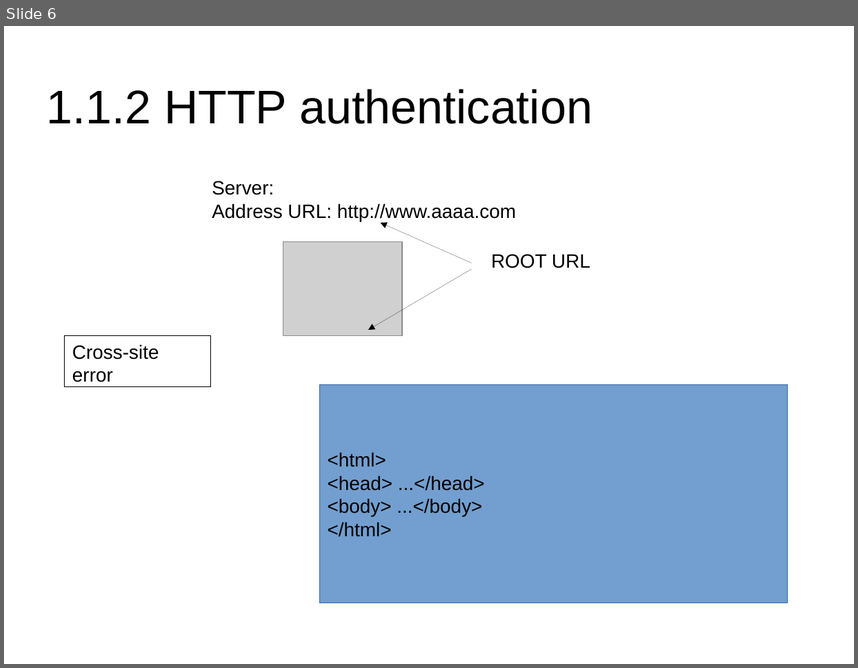
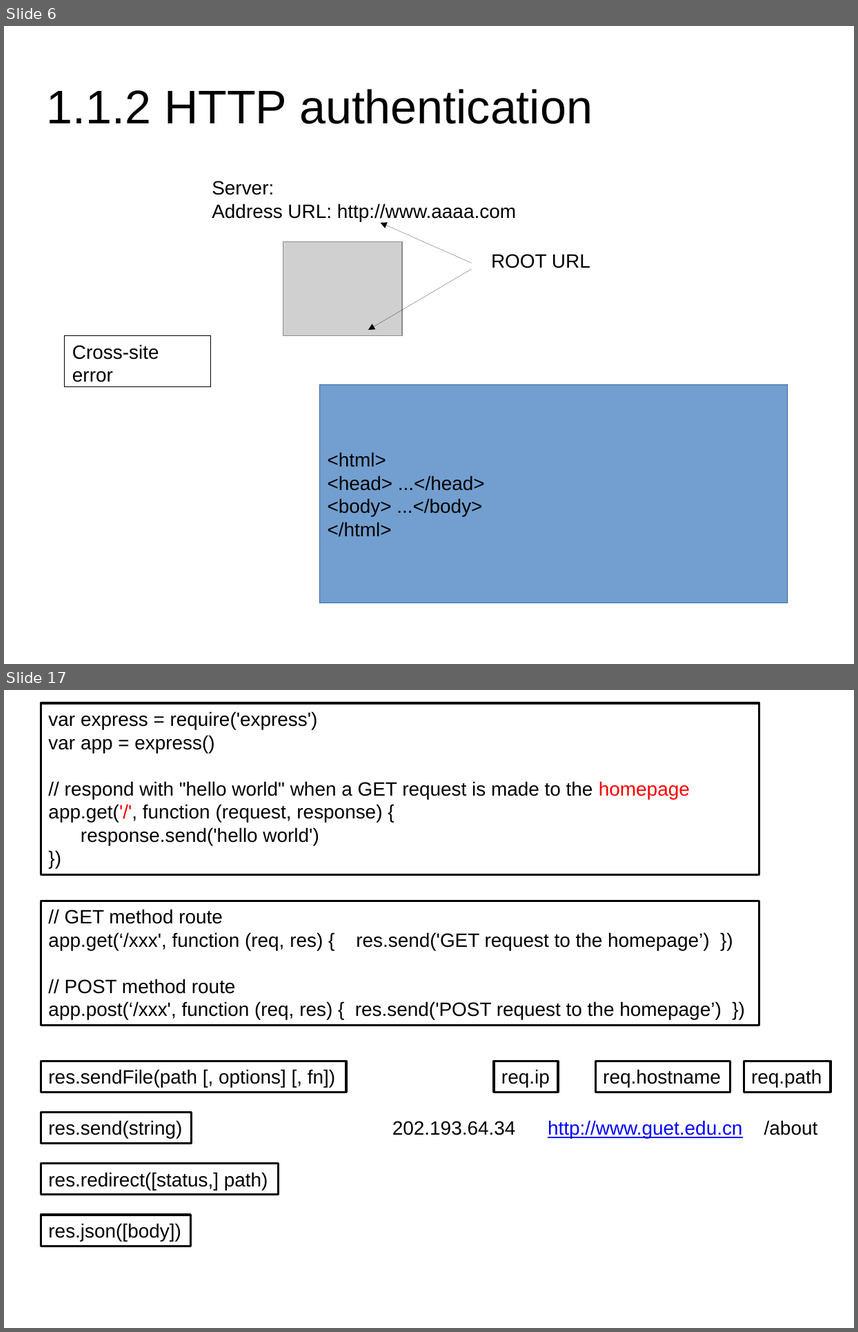
Before and after one commit to masterfish2015/my_project, a slide deck: teaching/javascript_html_server_and_client.pptx. Shown one above the other, each under a label of ours: slide 6 before the commit, slides 6 and 17 after it; the slides between them are not shown. The pictures are 858x668 and 858x1332 pixels, drawn with LibreOffice and Linux fonts; fonts in the diff are those of the drawing; grey boxes stand for pictures. Boxes give left, top, right and bottom in pixels: in the first picture for what was removed or moved away, otherwise in the second. Text is boxed around its words. In the diff, an @@ line names an element or a change of style, - is before the commit and + after.

```diff
--- a/teaching/javascript_html_server_and_client.pptx
+++ b/teaching/javascript_html_server_and_client.pptx
@@ slide 17 added at (x1=4, y1=690, x2=854, y2=1328), background #FFFFFF @@
@@ rectangle added at (x1=41, y1=703, x2=760, y2=874), fill #FFFFFF, outline #000000 2 pt, 18 pt, text #000000 @@
+var express = require('express')
+var app = express()
+// respond with "hello world" when a GET request is made to the homepage
+app.get('/', function (request, response) {
+response.send('hello world')
+})
@@ rectangle added at (x1=41, y1=900, x2=760, y2=1025), fill #FFFFFF, outline #000000 2 pt, 18 pt, text #000000 @@
+// GET method route
+app.get(‘/xxx', function (req, res) { res.send('GET request to the homepage’) })
+// POST method route
+app.post(‘/xxx', function (req, res) { res.send('POST request to the homepage’) })
@@ rectangle added at (x1=41, y1=1061, x2=346, y2=1092), fill #FFFFFF, outline #000000 2 pt, 18 pt, text #000000 @@
+res.sendFile(path [, options] [, fn])
@@ rectangle added at (x1=494, y1=1061, x2=558, y2=1092), fill #FFFFFF, outline #000000 2 pt, 18 pt, text #000000 @@
+req.ip
@@ rectangle added at (x1=595, y1=1061, x2=730, y2=1092), fill #FFFFFF, outline #000000 2 pt, 18 pt, text #000000 @@
+req.hostname
@@ rectangle added at (x1=744, y1=1061, x2=831, y2=1092), fill #FFFFFF, outline #000000 2 pt, 18 pt, text #000000 @@
+req.path
@@ rectangle added at (x1=41, y1=1112, x2=192, y2=1143), fill #FFFFFF, outline #000000 2 pt, 18 pt, text #000000 @@
+res.send(string)
@@ text added at (x1=392, y1=1120, x2=818, y2=1138), 18 pt, text #0000FF, underline @@
+202.193.64.34 http://www.guet.edu.cn /about
@@ rectangle added at (x1=41, y1=1163, x2=279, y2=1194), fill #FFFFFF, outline #000000 2 pt, 18 pt, text #000000 @@
+res.redirect([status,] path)
@@ rectangle added at (x1=41, y1=1214, x2=191, y2=1245), fill #FFFFFF, outline #000000 2 pt, 18 pt, text #000000 @@
+res.json([body])
```
Also in this commit, not shown: 3 slides changed, 52 other slides added, 2 other files.
